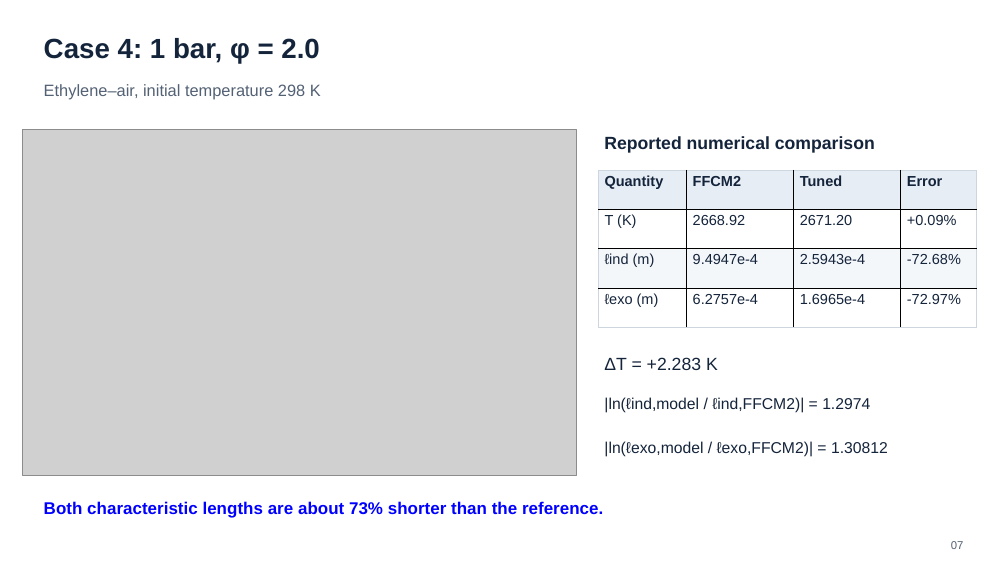
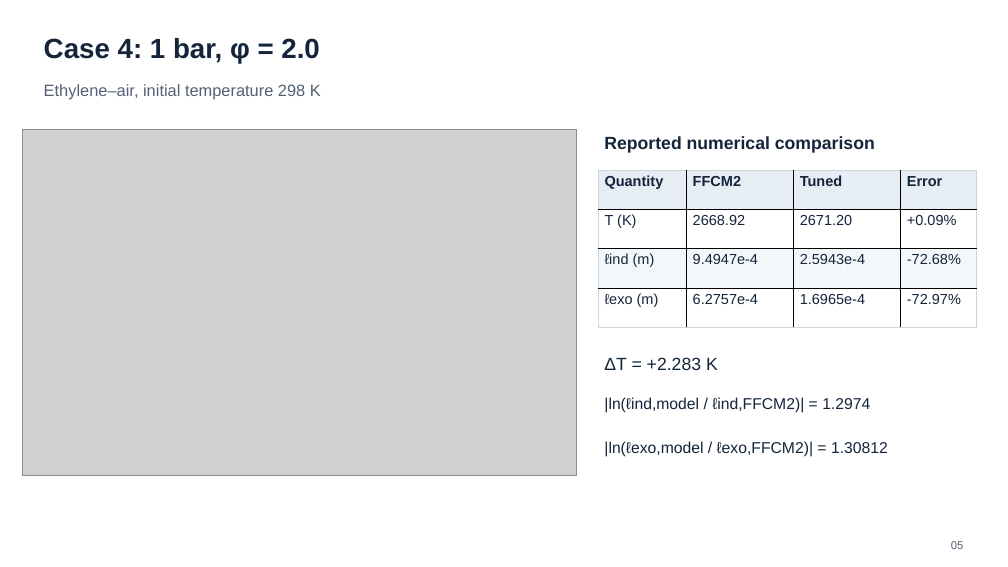
Before and after one commit to Boyuan-Yu-01/kinetic-model-tuning, a slide deck: slide 5 of example/ethylene_ZND/validate/znd_validation_12_cases.pptx (slide 7 before the commit). Drawn at 1008x567 pixels with LibreOffice and Linux fonts; fonts in the diff are those of the drawing; grey boxes stand for pictures. Boxes give left, top, right and bottom in pixels: in the first picture for what was removed or moved away, otherwise in the second. Text is boxed around its words. In the diff, an @@ line names an element or a change of style, - is before the commit and + after.

```diff
--- a/example/ethylene_ZND/validate/znd_validation_12_cases.pptx
+++ b/example/ethylene_ZND/validate/znd_validation_12_cases.pptx
@@ text removed at bbox=[44, 501, 603, 518] @@
-Both characteristic lengths are about 73% shorter than the reference.
@@ text at bbox=[951, 541, 964, 549]: text changed @@
-07
+05
```
Also in this commit, not shown: 12 other slides changed, 3 slides removed, 1 other file.
